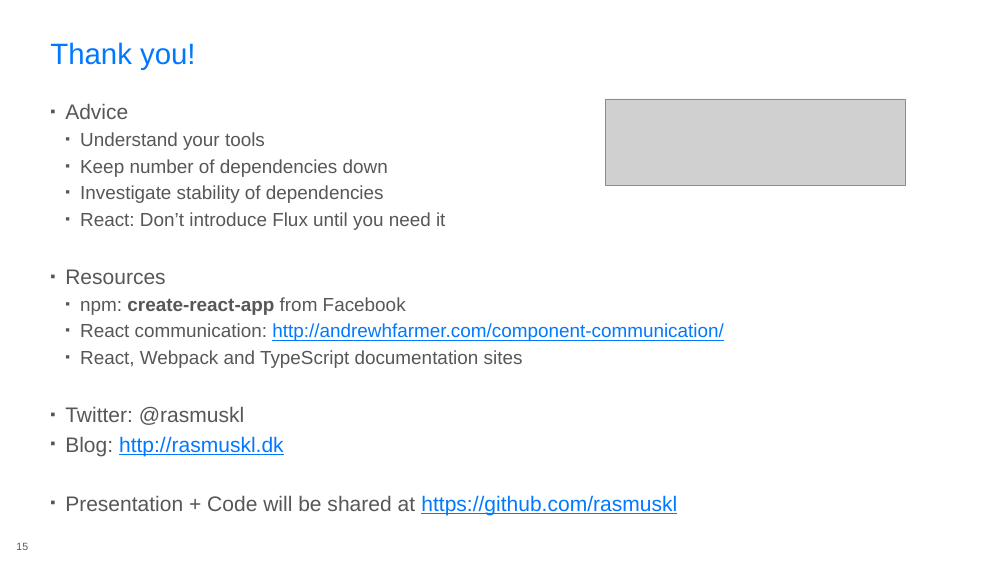
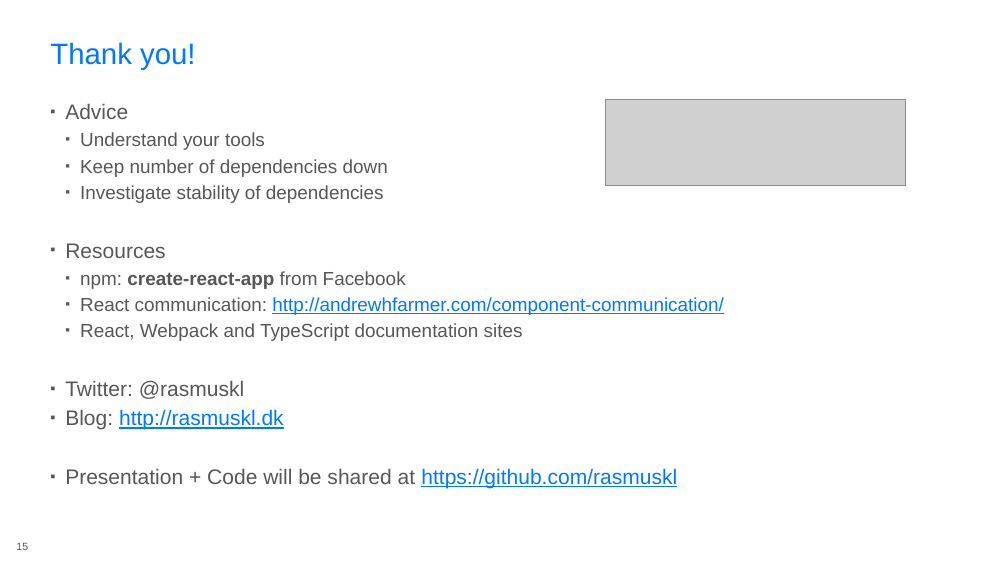
Before and after one commit to rasmuskl/react-webpack-typescript, a slide deck: slide 15 of _notes/Presentation.pptx. Drawn at 1008x567 pixels with LibreOffice and Linux fonts; fonts in the diff are those of the drawing; grey boxes stand for pictures; background and template pictures are left out. Boxes give left, top, right and bottom in pixels: in the first picture for what was removed or moved away, otherwise in the second. Text is boxed around its words. In the diff, an @@ line names an element or a change of style, - is before the commit and + after.

```diff
--- a/_notes/Presentation.pptx
+++ b/_notes/Presentation.pptx
@@ text at (80,212,445,230): paragraph removed @@
-  ▪ React: Don’t introduce Flux until you need it
```
Also in this commit, not shown: 1 other slide changed.
